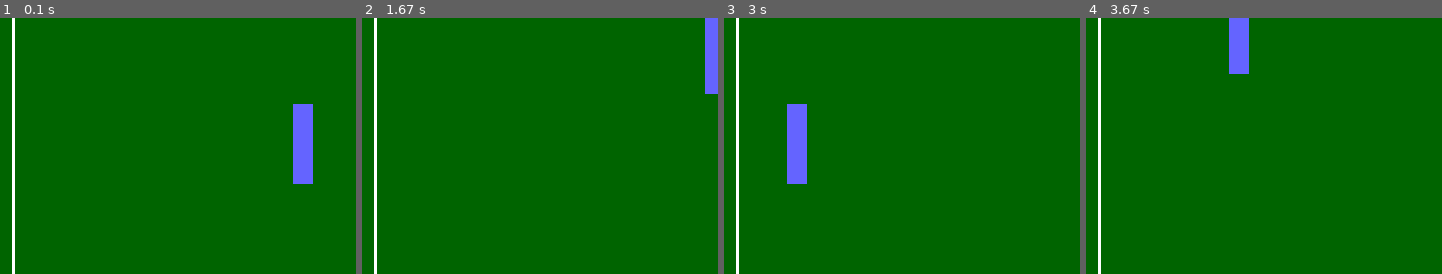
Above: before the commit, frames 1-4 (left to right).
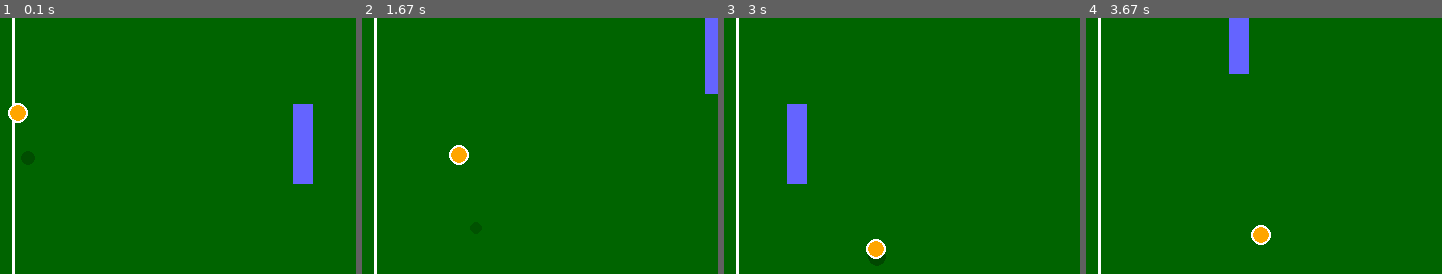
Above: after the commit, the same moments.

Repository: adhritarchak/CSI-2999-Group-C
Game: pygame game, started from game.py
Two runs of this game, one before a commit and one after it. Both use one fixed random seed, a clock stepped at 60 frames per second and the inputs below.
Inputs:
- Up to frame 1 (0.1 s): no input
- Up to frame 2 (1.67 s): hold Right 0.33-0.8 s; hold Up 0.83-1.13 s; hold W 0.83-1.13 s; hold Right 1.17-1.63 s; hold D 1.17-1.63 s
- Up to frame 3 (3 s): hold Left 1.67-2.2 s; hold A 1.67-2.2 s; hold Down 2.23-2.53 s; hold S 2.23-2.53 s; hold Left 2.57-2.97 s; hold A 2.57-2.97 s
- Up to frame 4 (3.67 s): hold Up 3-3.37 s; hold W 3-3.37 s; hold Right from 3.4 s (still down); hold D from 3.4 s (still down)
The pictures show only the part of the screen within x 48-98%, y 25-75%; the shares and areas given below are measured in that part.

The runs differ from the first frame. In frame 1, 0.3% of the frame differs, in the area x 2-8%, y 33-42%; in frame 2, 0.3%; in frame 3, 0.5%, in the area x 39-46%, y 86-97%; in frame 4, 0.3%.

Commit message:
Update game.py
added ball
ball shadow 
ball physics

Diff:
--- a/game.py
+++ b/game.py
@@ -8,12 +8,19 @@
 Height = 600
 FPS = 60
 Paddle_Speed = 5
+Ball_Radius = 10
+Gravity = 0.35
+BounceSpeedLost = 0.85
+Max_Speed = 8
+Paddle_Boost = 1.4
 
 # colors
 WHITE = (255, 255, 255)
 BLACK = (0, 0, 0)
 GREEN = (34, 139, 34)
 DARK_GREEN = (0, 100, 0)
+ORANGE = (255, 165, 0)
+SHADOW = (0, 50, 0, 100)
 
 screen = pygame.display.set_mode((800, 600))
 pygame.display.set_caption("Supreme Pong")
@@ -50,6 +57,15 @@
 Bot_Boundary = Height - 50
 Center_x = Width // 2
 
+# ball physics
+ball_x = Width // 2
+ball_y = Height // 2
+ball_vel_x = 1
+ball_vel_y = 0.8
+ball_height = 0
+ball_vel_z = 0
+ball_max_height = 25
+
 # actual game
 running = True
 while running:
@@ -79,6 +95,55 @@
     if keys[pygame.K_RIGHT] and paddle2_x + 20 < Right_Boundary:
         paddle2_x += Paddle_Speed
 
+    # Trying to make a ball
+    ball_vel_z -= Gravity
+    ball_height += ball_vel_z
+
+    # bounce when ball hits table
+    if ball_height <= 0:
+        ball_height = 0
+        ball_vel_z = abs(ball_vel_z) * BounceSpeedLost
+
+        # reduce speed on bounce
+        ball_vel_x *= 0.9
+        ball_vel_y *= 0.9
+
+        # keeping ball velocity
+        if ball_vel_z < 8:
+            ball_vel_z = 8
+
+    ball_x += ball_vel_x
+    ball_y += ball_vel_y
+
+    # ball collision with walls
+    if ball_x - Ball_Radius <= Left_Boundary or ball_x + Ball_Radius >= Right_Boundary:
+        ball_vel_x *= -1
+        ball_x = max(Left_Boundary + Ball_Radius, min(ball_x, Right_Boundary - Ball_Radius))
+
+    if ball_y - Ball_Radius <= Top_Boundary or ball_y + Ball_Radius >= Bot_Boundary:
+        ball_vel_y *= -1
+        ball_y = max(Top_Boundary + Ball_Radius, min(ball_y, Bot_Boundary - Ball_Radius))
+
+    # ball collision with paddles
+    if ball_height < 15:
+        if (paddle1_x < ball_x < paddle1_x + 20 and paddle1_y
+            < ball_y < paddle1_y + 80):
+            ball_vel_x = abs(ball_vel_x) +1
+            # speed cap
+            ball_vel_x = min(ball_vel_x, Max_Speed)
+            ball_vel_y = min(abs(ball_vel_y), Max_Speed) * (1 if ball_vel_y > 0 else -1)
+            ball_vel_z = 8 # bounce this
+
+        if (paddle2_x < ball_x < paddle2_x + 20 and paddle2_y
+            < ball_y < paddle2_y + 80):
+            ball_vel_x = -abs(ball_vel_x) -1
+            # speed cap
+            ball_vel_x = max(ball_vel_x, -Max_Speed)
+            ball_vel_y = min(abs(ball_vel_y), Max_Speed) * (1 if ball_vel_y > 0 else -1)
+            ball_vel_z = 8 # bounce this
+
+
+
     screen.fill(BLACK)
 
     screen.blit(table_surface, (0, 0))
@@ -86,6 +151,24 @@
     screen.blit(paddle1_surface, (paddle1_x, paddle1_y))
     screen.blit(paddle2_surface, (paddle2_x, paddle2_y))
 
+    # ball shadow
+    shadow_offset = ball_height * 0.3
+    shadow_radius = max(3, int(Ball_Radius * (1 - ball_height / 150)))
+    shadow_transparency = max(30, int(150 * (1 - ball_height / 150)))
+
+    shadow_surface = pygame.Surface((shadow_radius * 2, shadow_radius * 2), pygame.SRCALPHA)
+    pygame.draw.circle(shadow_surface, (0, 50, 0, shadow_transparency),
+                       (shadow_radius, shadow_radius), shadow_radius)
+    screen.blit(shadow_surface,
+                (int(ball_x - shadow_radius + shadow_offset),
+                 int(ball_y - shadow_radius + shadow_offset)))
+
+
+    # actual ball
+    ball_screen_y = ball_y - ball_height
+    pygame.draw.circle(screen, ORANGE, (int(ball_x), int(ball_screen_y)), Ball_Radius)
+    pygame.draw.circle(screen, WHITE, (int(ball_x), int(ball_screen_y)), Ball_Radius, 2)
+
     pygame.display.flip()
     clock.tick(FPS)
 
